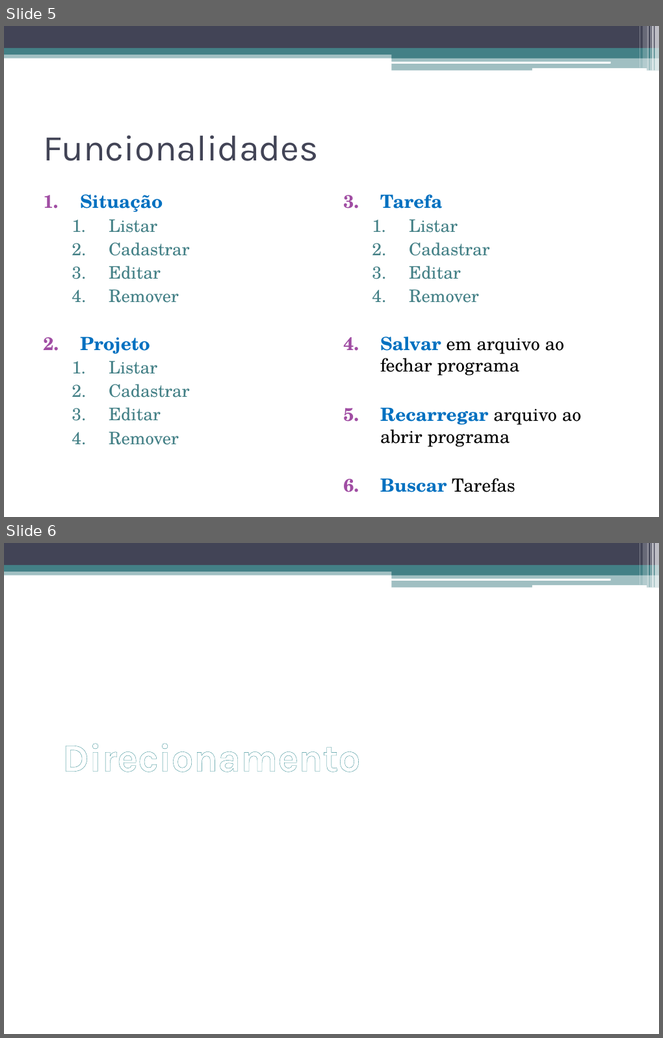
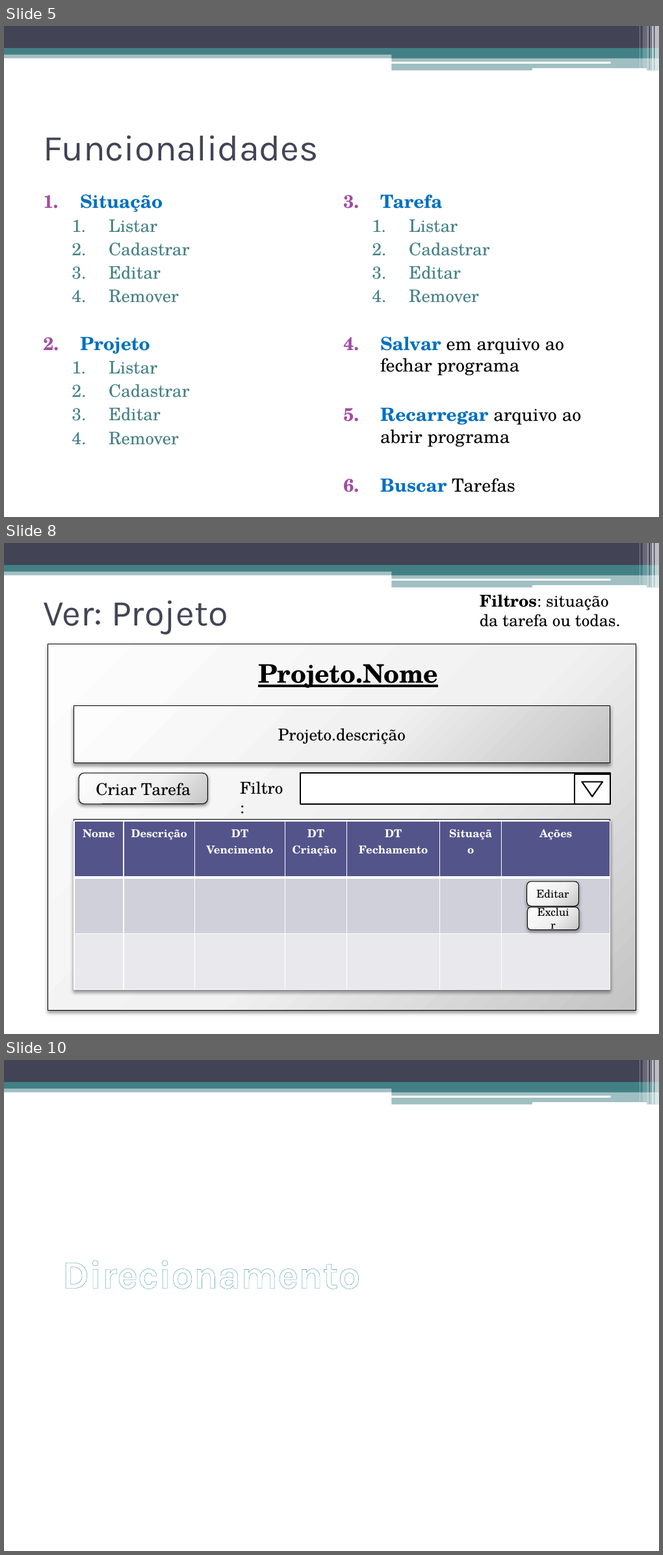
Before and after one commit to dancastellani/controle-tarefas, a slide deck: docs/Trabalho-Final.pptx. Shown one above the other, each under a label of ours: slides 5 and 6 before the commit, slides 5, 8 and 10 after it; the slides between them are not shown. The pictures are 663x1038 and 663x1555 pixels, drawn with LibreOffice and Linux fonts; fonts in the diff are those of the drawing. Boxes give left, top, right and bottom in pixels: in the first picture for what was removed or moved away, otherwise in the second. Text is boxed around its words. In the diff, an @@ line names an element or a change of style, - is before the commit and + after.

```diff
--- a/docs/Trabalho-Final.pptx
+++ b/docs/Trabalho-Final.pptx
@@ slide 8 added at [4, 543, 659, 1034], background #FFFFFF; not listed: 13 template elements that a slide beside it also shows @@
@@ title added at [43, 600, 228, 634], 40 pt, text #424456 @@
+Ver: Projeto
@@ text added at [480, 594, 621, 627], 18 pt, text #000000 @@
+Filtros: situação da tarefa ou todas.
@@ rectangle added at [48, 644, 636, 1011], fill gradient #FEFEFE to #F1F1F1 to #C5C5C5, outline #000000 0.75 pt @@
@@ text added at [258, 664, 438, 688], 28 pt, text #000000, bold, underline @@
+Projeto.Nome
@@ rectangle added at [74, 706, 610, 763], fill gradient #FEFEFE to #F1F1F1 to #C5C5C5, outline #000000 0.75 pt, 18 pt, text #000000 @@
+Projeto.descrição
@@ rounded rectangle added at [79, 773, 207, 804], fill gradient #FEFEFE to #F1F1F1 to #C5C5C5, outline #000000 0.75 pt, 18 pt, text #000000 @@
+Criar Tarefa
@@ rectangle added at [301, 773, 610, 804], fill #FFFFFF, outline #000000 1.5 pt @@
@@ rectangle added at [575, 774, 610, 804], fill #FFFFFF, outline #000000 1.5 pt @@
@@ text added at [240, 782, 283, 795], 18 pt, text #000000 @@
+Filtro:
@@ flow chart merge added at [582, 782, 602, 797], fill #FFFFFF, outline #000000 1.5 pt @@
@@ rectangle added at [74, 819, 610, 990], fill gradient #FEFEFE to #F1F1F1 to #C5C5C5, outline #000000 0.75 pt @@
@@ table added at [74, 821, 609, 990], 3 rows, 7 columns @@
+Nome | Descrição | DT Vencimento | DT Criação | DT Fechamento | Situação | Ações
+ |  |  |  |  |  | 
+ |  |  |  |  |  | 
@@ rounded rectangle added at [527, 882, 579, 906], fill gradient #FEFEFE to #F1F1F1 to #C5C5C5, outline #000000 0.75 pt, 12 pt, text #000000 @@
+Editar
@@ rounded rectangle added at [527, 907, 579, 930], fill gradient #FEFEFE to #F1F1F1 to #C5C5C5, outline #000000 0.75 pt, 12 pt, text #000000 @@
+Excluir
@@ what was slide 6 is now slide 10 @@
```
Also in this commit, not shown: 3 other slides added.
